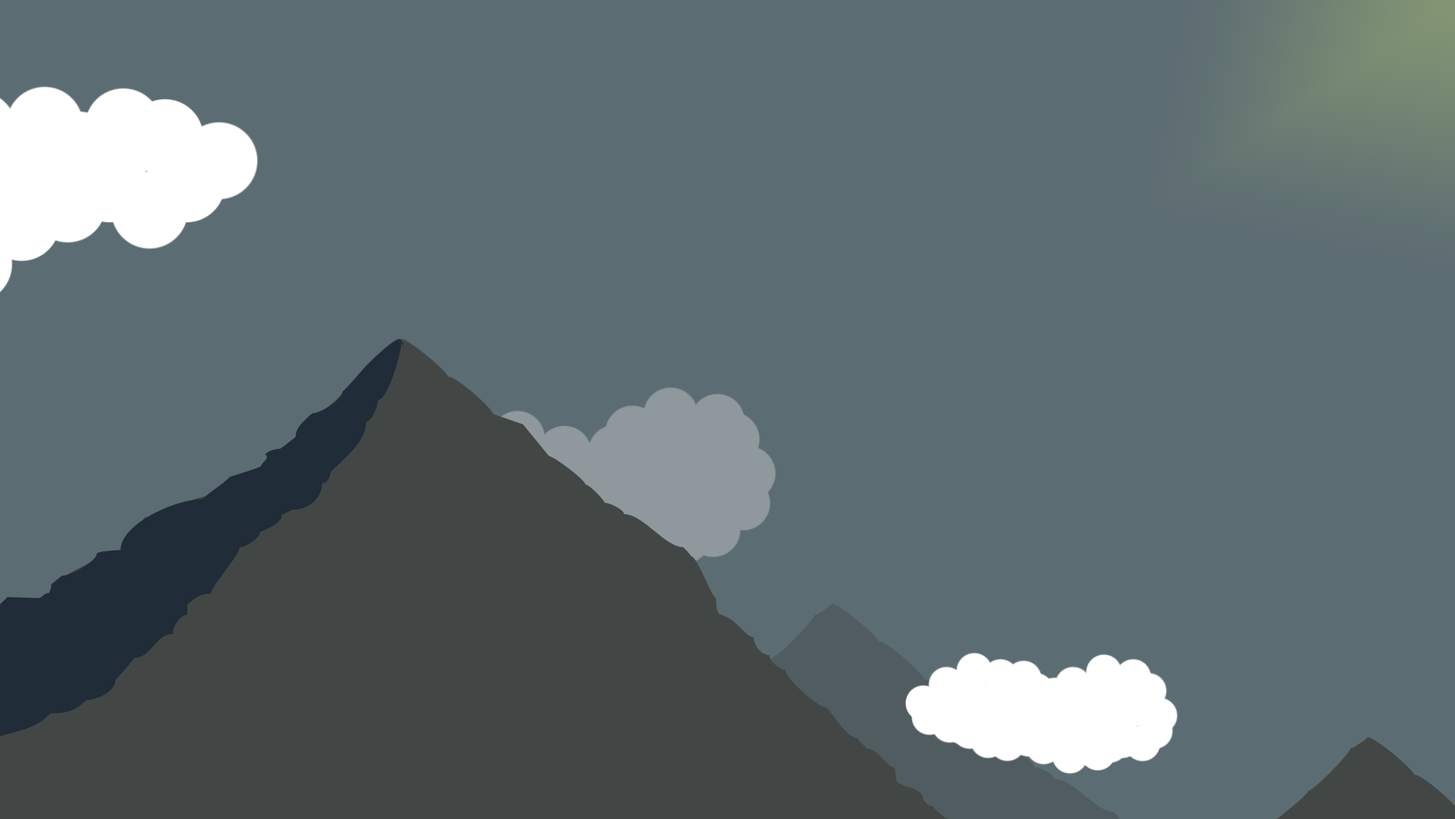
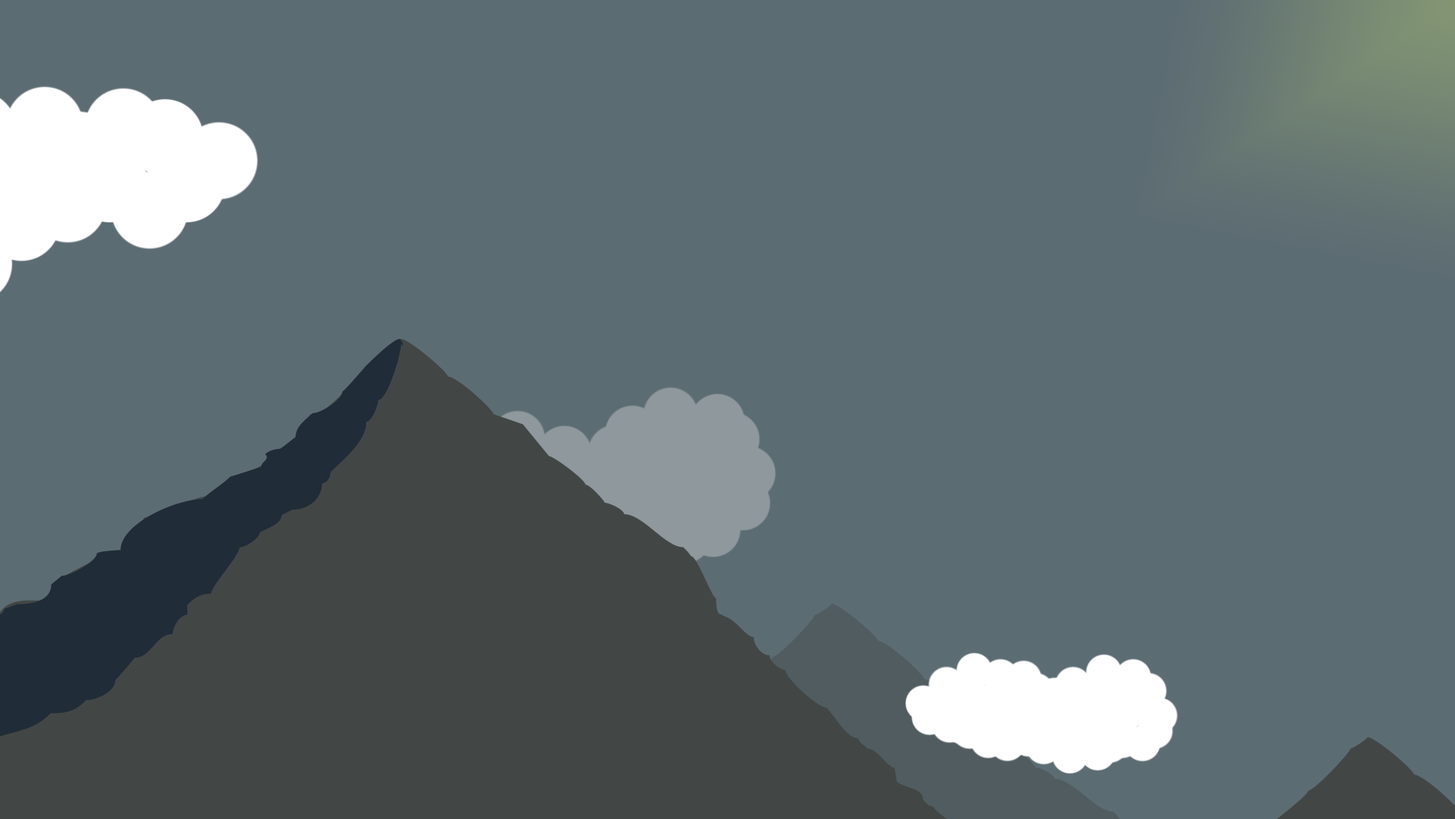
Revision of a layered 1455x819 image; what changed, layer by layer:
removed layer "Shape 4" over left=0, top=592, right=50, bottom=615
